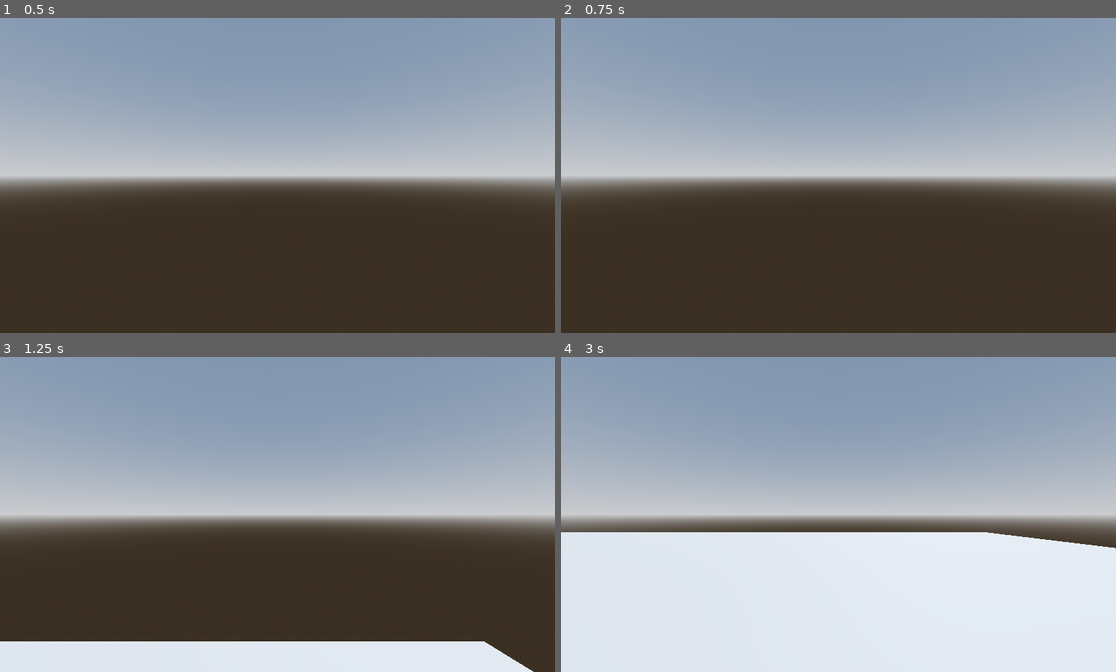
Above: before the commit, frames 1-4 (two rows, left to right).
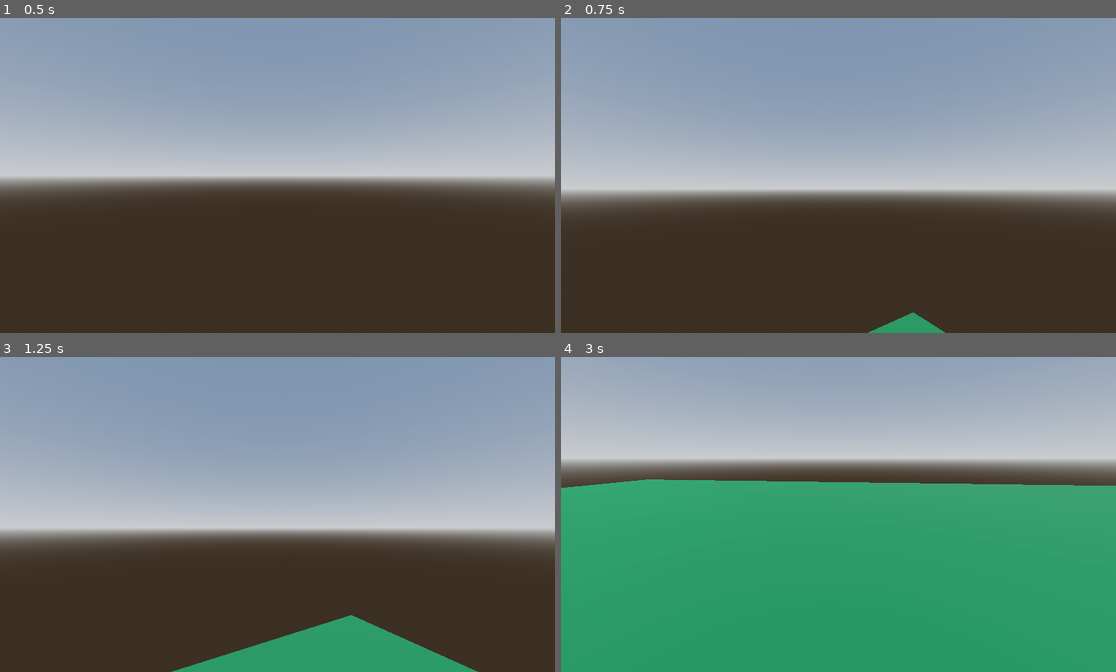
Above: after the commit, the same moments.

Repository: p4tk4n/humbum
Game: Godot game, scene res://world/scene/world.tscn
The game is run twice, just before and just after one commit, with the same random seed, the same clock (stepped at 60 frames per second) and the same inputs. This scene is started directly instead of the project's main scene.
Inputs (mouse positions are in pixels of both pictures, inside the frame that each line leads up to):
- Up to frame 1 (0.5 s): no input
- Up to frame 2 (0.75 s): tap Enter (ui_accept) at 0.5, 0.6 s; move the mouse to (960, 159) at 0.52 s; hold Right (ui_right) from 0.53 s (still down)
- Up to frame 3 (1.25 s): keep holding Right (ui_right); tap Space (jump, bound only after the commit) at 0.77, 0.8, 1.07 s
- Up to frame 4 (3 s): move the mouse to (727, 530) at 1.27 s; release Right (ui_right) at 1.28 s; hold Down (ui_down) 1.28-2.03 s; tap Space (jump, bound only after the commit) at 1.35, 1.52, 1.82, 2.3 s; tap Enter (ui_accept) at 1.55, 2.1, 2.85 s; move the mouse to (894, 445) at 2.02 s; hold Right (ui_right) 2.03-2.78 s; move the mouse to (810, 577) at 2.77 s; hold Up (ui_up) from 2.78 s (still down)

Frame 1 is identical in both runs. In frame 2, 9.0% of the frame differs, in the area x 0-100%, y 50-100%; in frame 3, 18%; in frame 4, 84%, in the area x 0-100%, y 13-100%.

Commit message:
head rotates woah
skibidi dop dop dop yes yes

Diff:
--- a/hum/main_menu/script/main_menu.gd
+++ b/hum/main_menu/script/main_menu.gd
@@ -1,4 +1,7 @@
 extends Node2D
+
+func _ready():
+	Input.set_mouse_mode(Input.MOUSE_MODE_VISIBLE)
 
 func switch_to_scene(scene_path):
 	FadingEffect.transition()
--- a/hum/player/scene/player.tscn
+++ b/hum/player/scene/player.tscn
@@ -20,3 +20,4 @@
 transform = Transform3D(1, 0, 0, 0, 1, 0, 0, 0, 1, 0, 0.806613, 0)
 
 [node name="Camera3D" type="Camera3D" parent="head"]
+transform = Transform3D(1, 0, 0, 0, 1, 0, 0, 0, 1, 0, -0.316328, 0.115099)
--- a/hum/player/script/player.gd
+++ b/hum/player/script/player.gd
@@ -1,9 +1,21 @@
 extends CharacterBody3D
-
 
 const SPEED = 5.0
 const JUMP_VELOCITY = 4.5
-var gravity = 9.8
+var gravity = 9.81
+const SENSITIVITY = 0.02
+
+@onready var head = $head
+@onready var camera = $head/Camera3D
+
+func _ready():
+	Input.set_mouse_mode(Input.MOUSE_MODE_CAPTURED)
+
+func _unhandled_input(event: InputEvent) -> void:
+	if event is InputEventMouseMotion:
+		head.rotate_y(-event.relative.x * SENSITIVITY)
+		camera.rotate_x(-event.relative.y * SENSITIVITY)
+		camera.rotation.x = clamp(camera.rotation.x, deg_to_rad(-40), deg_to_rad(60))
 
 func _physics_process(delta: float) -> void:
 	# Add the gravity.
@@ -11,18 +23,17 @@
 		velocity.y -= gravity * delta
 
 	# Handle jump.
-	if Input.is_action_just_pressed("ui_accept") and is_on_floor():
+	if Input.is_action_just_pressed("jump") and is_on_floor():
 		velocity.y = JUMP_VELOCITY
 
 	# Get the input direction and handle the movement/deceleration.
-	# As good practice, you should replace UI actions with custom gameplay actions.
-	var input_dir := Input.get_vector("ui_left", "ui_right", "ui_up", "ui_down")
-	var direction := (transform.basis * Vector3(input_dir.x, 0, input_dir.y)).normalized()
+	var input_dir = Input.get_vector("left", "right", "forward", "backward")
+	var direction = (head.transform.basis * Vector3(input_dir.x, 0, input_dir.y)).normalized()
 	if direction:
 		velocity.x = direction.x * SPEED
 		velocity.z = direction.z * SPEED
 	else:
-		velocity.x = move_toward(velocity.x, 0, SPEED)
-		velocity.z = move_toward(velocity.z, 0, SPEED)
+		velocity.x = 0.0
+		velocity.z = 0.0
 
 	move_and_slide()
--- a/hum/project.godot
+++ b/hum/project.godot
@@ -27,6 +27,34 @@
 window/size/mode=3
 window/stretch/scale=4.0
 
+[input]
+
+forward={
+"deadzone": 0.2,
+"events": [Object(InputEventKey,"resource_local_to_scene":false,"resource_name":"","device":-1,"window_id":0,"alt_pressed":false,"shift_pressed":false,"ctrl_pressed":false,"meta_pressed":false,"pressed":false,"keycode":0,"physical_keycode":87,"key_label":0,"unicode":119,"location":0,"echo":false,"script":null)
+]
+}
+backward={
+"deadzone": 0.2,
+"events": [Object(InputEventKey,"resource_local_to_scene":false,"resource_name":"","device":-1,"window_id":0,"alt_pressed":false,"shift_pressed":false,"ctrl_pressed":false,"meta_pressed":false,"pressed":false,"keycode":0,"physical_keycode":83,"key_label":0,"unicode":115,"location":0,"echo":false,"script":null)
+]
+}
+left={
+"deadzone": 0.2,
+"events": [Object(InputEventKey,"resource_local_to_scene":false,"resource_name":"","device":-1,"window_id":0,"alt_pressed":false,"shift_pressed":false,"ctrl_pressed":false,"meta_pressed":false,"pressed":false,"keycode":0,"physical_keycode":65,"key_label":0,"unicode":97,"location":0,"echo":false,"script":null)
+]
+}
+right={
+"deadzone": 0.2,
+"events": [Object(InputEventKey,"resource_local_to_scene":false,"resource_name":"","device":-1,"window_id":0,"alt_pressed":false,"shift_pressed":false,"ctrl_pressed":false,"meta_pressed":false,"pressed":false,"keycode":0,"physical_keycode":68,"key_label":0,"unicode":100,"location":0,"echo":false,"script":null)
+]
+}
+jump={
+"deadzone": 0.2,
+"events": [Object(InputEventKey,"resource_local_to_scene":false,"resource_name":"","device":-1,"window_id":0,"alt_pressed":false,"shift_pressed":false,"ctrl_pressed":false,"meta_pressed":false,"pressed":false,"keycode":0,"physical_keycode":32,"key_label":0,"unicode":32,"location":0,"echo":false,"script":null)
+]
+}
+
 [rendering]
 
 textures/canvas_textures/default_texture_filter=0
--- a/hum/world/scene/world.tscn
+++ b/hum/world/scene/world.tscn
@@ -16,8 +16,11 @@
 tonemap_mode = 2
 glow_enabled = true
 
+[sub_resource type="StandardMaterial3D" id="StandardMaterial3D_fun32"]
+albedo_color = Color(0.0388408, 0.324985, 0.179972, 1)
+
 [node name="world" type="Node3D"]
-transform = Transform3D(1.00226, 0, 0, 0, 1.00226, 0, 0, 0, 1.00226, 0, 0, 0)
+transform = Transform3D(1.00226, 0, 0, 0, 1.00226, 0, 0, 0, 1.00226, 0.130314, 0.0016861, 0.203369)
 script = ExtResource("1_8t1cy")
 
 [node name="DirectionalLight3D" type="DirectionalLight3D" parent="."]
@@ -29,8 +32,9 @@
 environment = SubResource("Environment_41er0")
 
 [node name="player" parent="." instance=ExtResource("2_fun32")]
-transform = Transform3D(1, 0, 0, 0, 1, 0, 0, 0, 1, 0, 20.0746, 0)
+transform = Transform3D(1.00409, 0, 0, 0, 1.00409, 0, 0, 0, 1.00409, 0, 20.0746, 0)
 
 [node name="CSGBox3D" type="CSGBox3D" parent="."]
 transform = Transform3D(48.1869, 0, 0, 0, 0.997484, 0, 0, 0, 40.8053, 0, 0, 0)
 use_collision = true
+material = SubResource("StandardMaterial3D_fun32")
Not shown: 1 places in hum/world/scene/world.tscn that only renumber resources
